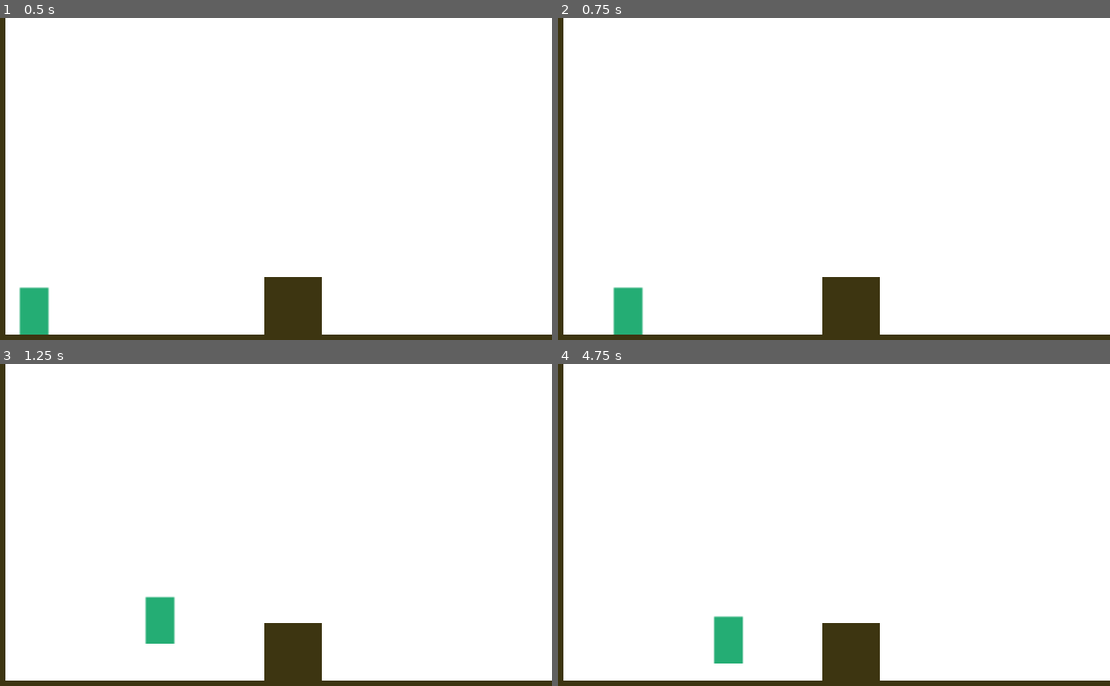
Above: before the commit, frames 1-4 (two rows, left to right).
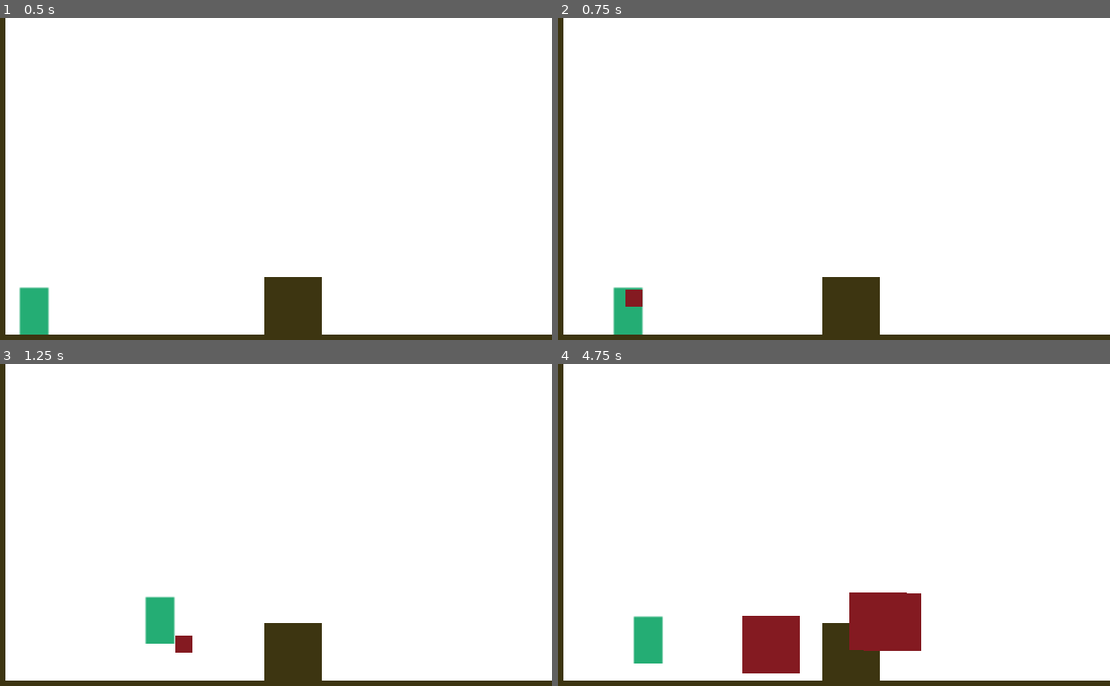
Above: after the commit, the same moments.

Repository: KapFlagon/Imoonity
Game: Godot game, scene res://src/scenes/levels/prototypes/TemplateLevel.tscn
The game is run twice, just before and just after one commit, with the same random seed, the same clock (stepped at 60 frames per second) and the same inputs.
Inputs:
- Up to frame 1 (0.5 s): no input
- Up to frame 2 (0.75 s): tap Enter at 0.5 s; hold Right (move_right) from 0.53 s (still down); tap P (action_fire, bound only after the commit) at 0.6 s
- Up to frame 3 (1.25 s): keep holding Right (move_right); tap W (move_jump) at 0.77 s
- Up to frame 4 (4.75 s): tap P (action_fire, bound only after the commit) every 0.75 s from 1.35 to 4.35 s; tap W (move_jump) at 1.52, 3.02, 3.77, 4.52 s; tap Space at 2 s; release Right (move_right) at 2.03 s; hold A (move_left) 2.03-2.78 s; hold Right (move_right) 2.78-4.28 s; hold A (move_left) from 4.28 s (still down)

Frame 1 is identical in both runs. In frame 2, 0.2% of the frame differs, in the area x 12-16%, y 84-90%; in frame 3, 0.2%; in frame 4, 5.8%, in the area x 13-66%, y 70-97%.

Commit message:
Planet Ability Basics
Added Basic functionality for Planet Projectile and platform generation

Diff:
--- a/project.godot
+++ b/project.godot
@@ -38,7 +38,7 @@
 }
 move_right={
 "deadzone": 0.5,
-"events": [ Object(InputEventKey,"resource_local_to_scene":false,"resource_name":"","device":0,"alt":false,"shift":false,"control":false,"meta":false,"command":false,"pressed":false,"scancode":82,"unicode":0,"echo":false,"script":null)
+"events": [ Object(InputEventKey,"resource_local_to_scene":false,"resource_name":"","device":0,"alt":false,"shift":false,"control":false,"meta":false,"command":false,"pressed":false,"scancode":68,"unicode":0,"echo":false,"script":null)
 , Object(InputEventKey,"resource_local_to_scene":false,"resource_name":"","device":0,"alt":false,"shift":false,"control":false,"meta":false,"command":false,"pressed":false,"scancode":16777233,"unicode":0,"echo":false,"script":null)
  ]
 }
@@ -55,6 +55,11 @@
 , Object(InputEventKey,"resource_local_to_scene":false,"resource_name":"","device":0,"alt":false,"shift":false,"control":false,"meta":false,"command":false,"pressed":false,"scancode":32,"unicode":0,"echo":false,"script":null)
  ]
 }
+action_fire={
+"deadzone": 0.5,
+"events": [ Object(InputEventKey,"resource_local_to_scene":false,"resource_name":"","device":0,"alt":false,"shift":false,"control":false,"meta":false,"command":false,"pressed":false,"scancode":80,"unicode":0,"echo":false,"script":null)
+ ]
+}
 
 [layer_names]
 
@@ -68,4 +73,3 @@
 quality/driver/driver_name="GLES2"
 vram_compression/import_etc=true
 vram_compression/import_etc2=false
-environment/default_environment="res://default_env.tres"
--- /dev/null
+++ b/src/scenes/game_objects/PlanetProjectileAbility/PlanetPlatform.tscn
@@ -0,0 +1,14 @@
+[gd_scene load_steps=3 format=2]
+
+[ext_resource path="res://assets/images/sprites/Placeholder_RingPlat.png" type="Texture" id=1]
+
+[sub_resource type="RectangleShape2D" id=1]
+extents = Vector2( 16, 16.2182 )
+
+[node name="PlanetPlatform" type="Sprite"]
+texture = ExtResource( 1 )
+
+[node name="StaticBody2D" type="StaticBody2D" parent="."]
+
+[node name="CollisionShape2D" type="CollisionShape2D" parent="StaticBody2D"]
+shape = SubResource( 1 )
--- /dev/null
+++ b/src/scenes/game_objects/PlanetProjectileAbility/PlanetProjectile.tscn
@@ -0,0 +1,23 @@
+[gd_scene load_steps=5 format=2]
+
+[ext_resource path="res://src/scenes/game_objects/scripts/PlanetProjectile.gd" type="Script" id=1]
+[ext_resource path="res://src/scenes/game_objects/PlanetProjectileAbility/PlanetPlatform.tscn" type="PackedScene" id=2]
+[ext_resource path="res://assets/images/sprites/Placeholder_RingPlat.png" type="Texture" id=3]
+
+[sub_resource type="RectangleShape2D" id=1]
+
+[node name="PlanetProjectile" type="Area2D"]
+scale = Vector2( 0.3, 0.3 )
+script = ExtResource( 1 )
+__meta__ = {
+"_edit_group_": true
+}
+PlanetPlatform = ExtResource( 2 )
+
+[node name="Sprite" type="Sprite" parent="."]
+scale = Vector2( 0.3, 0.3 )
+texture = ExtResource( 3 )
+
+[node name="CollisionShape2D" type="CollisionShape2D" parent="."]
+scale = Vector2( 0.3, 0.3 )
+shape = SubResource( 1 )
--- a/src/scenes/game_objects/Player.tscn
+++ b/src/scenes/game_objects/Player.tscn
@@ -1,13 +1,15 @@
-[gd_scene load_steps=4 format=2]
+[gd_scene load_steps=5 format=2]
 
 [ext_resource path="res://assets/images/sprites/Placeholder_Player.png" type="Texture" id=1]
 [ext_resource path="res://src/scenes/game_objects/scripts/Player.gd" type="Script" id=2]
+[ext_resource path="res://src/scenes/game_objects/PlanetProjectileAbility/PlanetProjectile.tscn" type="PackedScene" id=3]
 
 [sub_resource type="RectangleShape2D" id=1]
 extents = Vector2( 7.093, 12.2148 )
 
 [node name="Player" type="KinematicBody2D"]
 script = ExtResource( 2 )
+PlanetProjectile = ExtResource( 3 )
 
 [node name="Sprite" type="Sprite" parent="."]
 position = Vector2( 0, -16 )
--- /dev/null
+++ b/src/scenes/game_objects/scripts/PlanetProjectile.gd
@@ -0,0 +1,23 @@
+extends Area2D
+
+export var projectileSpeed = 2
+
+export (PackedScene) var PlanetPlatform
+
+# Called when the node enters the scene tree for the first time.
+func _ready():
+	pass # Replace with function body.
+
+
+func _physics_process(delta):
+#	TODO maybe worth discussing if this is the best way to fire projectiles?
+	position.x += projectileSpeed
+	if Input.is_action_just_pressed("action_fire"):
+		spawnPlatform()
+
+func spawnPlatform():
+	var platformInstance = PlanetPlatform.instance()
+#	Always adding to the parent scene, maybe not needed but can track it from there
+	get_tree().get_root().add_child(platformInstance)
+	platformInstance.transform = self.global_transform
+	queue_free()
--- a/src/scenes/game_objects/scripts/Player.gd
+++ b/src/scenes/game_objects/scripts/Player.gd
@@ -7,6 +7,8 @@
 export var max_movement_speed = 100
 export var jump_force = 150
 var velocity = Vector2(0, 0)
+
+export (PackedScene) var PlanetProjectile
 
 
 # Called when the node enters the scene tree for the first time.
@@ -18,8 +20,11 @@
 func _physics_process(delta: float) -> void:
 	update_player_velocity(delta)
 
+# warning-ignore:return_value_discarded
 	move_and_slide(velocity, Vector2.UP)
 
+#	Not Sure if this should even be placed here
+	checkActionButtonPressed()
 
 func update_player_velocity(delta: float) -> void:
 	velocity.x = update_player_horizontal_velocity()
@@ -52,3 +57,10 @@
 		if Input.is_action_just_released("move_jump") and current_vertical_velocity < (-jump_force/2):
 			vertical_velocity = current_vertical_velocity + (jump_force/2)
 	return vertical_velocity
+
+func checkActionButtonPressed():
+	if get_node_or_null("/root/PlanetProjectile") == null && Input.is_action_just_pressed("action_fire"):
+		var projectileInstance = PlanetProjectile.instance()
+		#	Always adding to the parent scene, maybe not needed but can track it from there
+		get_tree().get_root().add_child(projectileInstance)
+		projectileInstance.transform = self.global_transform.translated(Vector2(1,-20))
